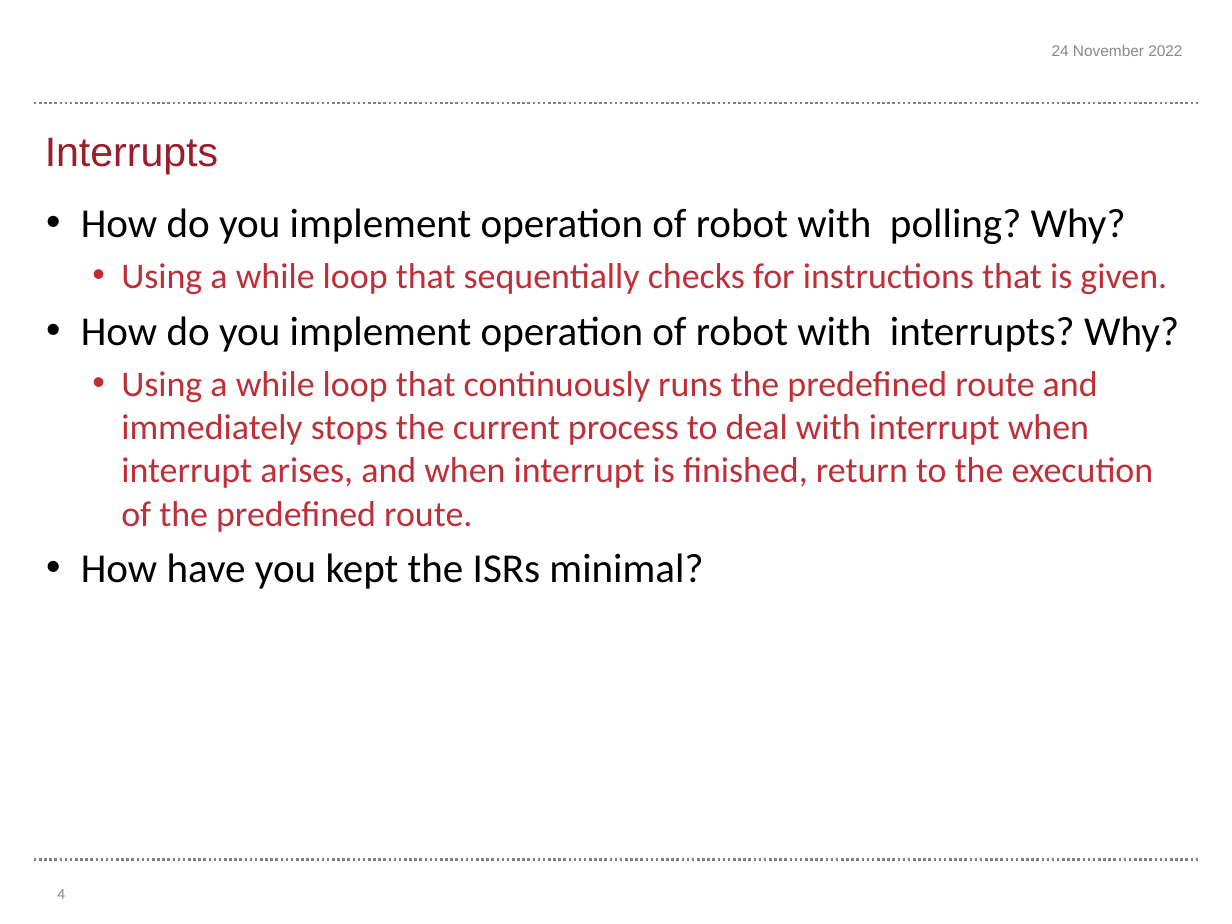
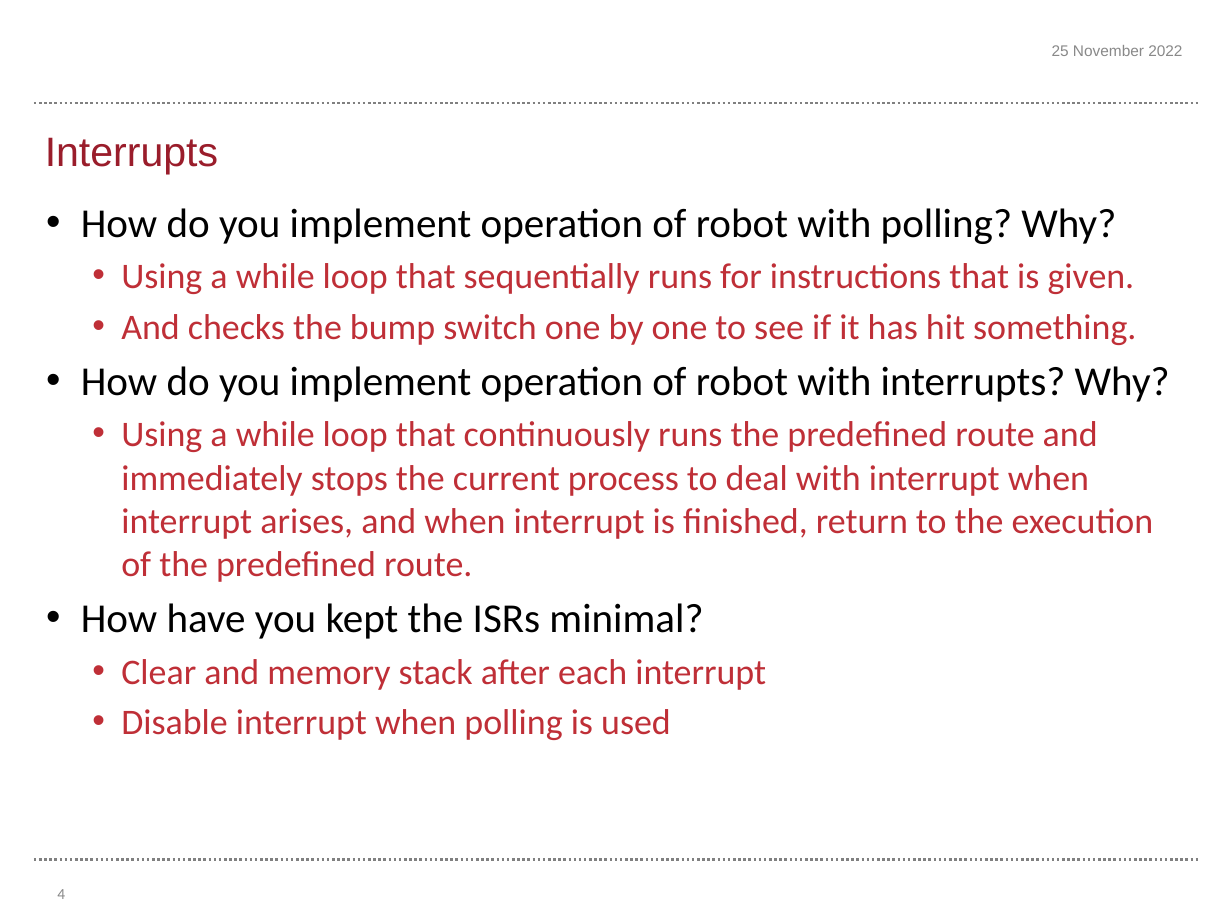
Before and after one commit to harryrrah0706/ERTS-Part-2-Task1-Final, a slide deck: slide 4 of Template final assessment - Task 1.pptx. Drawn at 1232x924 pixels with LibreOffice and Linux fonts; fonts in the diff are those of the drawing; background and template pictures are left out. Boxes give left, top, right and bottom in pixels: in the first picture for what was removed or moved away, otherwise in the second. Text is boxed around its words. In the diff, an @@ line names an element or a change of style, - is before the commit and + after.

```diff
--- a/Template final assessment - Task 1.pptx
+++ b/Template final assessment - Task 1.pptx
@@ text at [1052, 45, 1182, 56]: text changed @@
-24 November 2022
+25 November 2022
@@ text at [121, 263, 1136, 345]: text changed @@
-  • Using a while loop that sequentially checks for instructions that is given.
+  • Using a while loop that sequentially runs for instructions that is given.
+  • And checks the bump switch one by one to see if it has hit something.
@@ text at [121, 659, 766, 740]: paragraphs added @@
+  • Clear and memory stack after each interrupt
+  • Disable interrupt when polling is used
```
Also in this commit, not shown: 5 other slides changed, 1 slide added, 3 other files.
